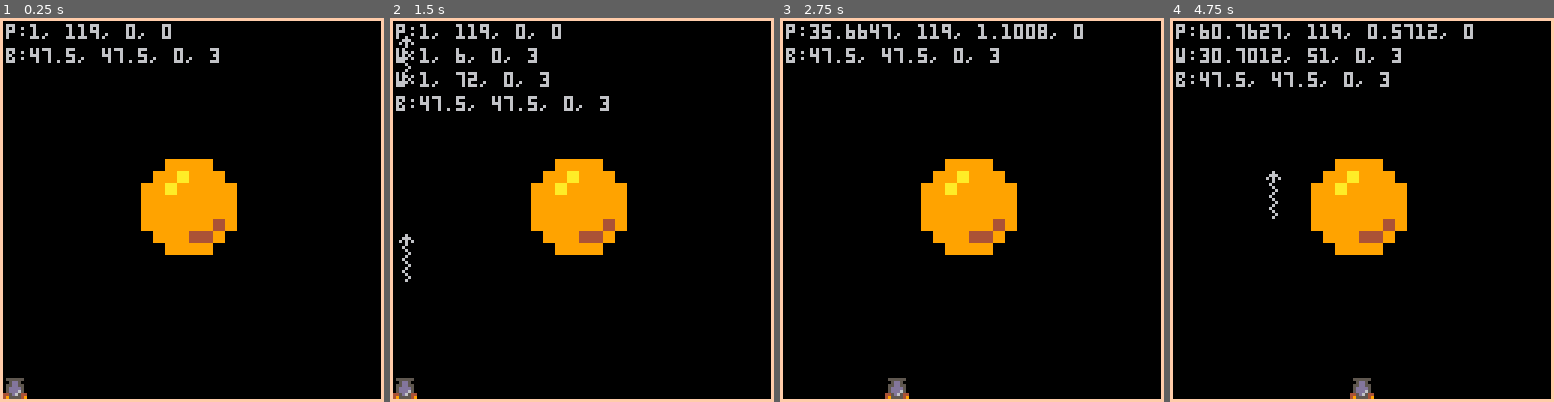
Above: before the commit, frames 1-4 (left to right).
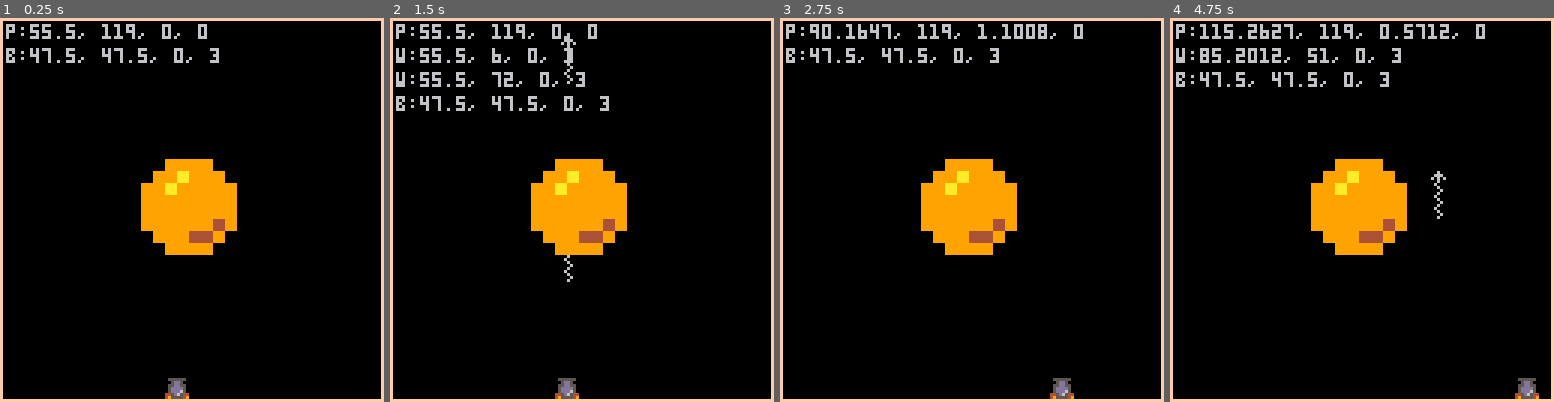
Above: after the commit, the same moments.

Repository: ferlores/pico-8.exp
Game: PICO-8 cartridge pang.p8
Two runs of this game, one before a commit and one after it. Both use one fixed random seed, a clock stepped at 60 frames per second and the inputs below.
Inputs:
- Up to frame 1 (0.25 s): no input
- Up to frame 2 (1.5 s): tap X (X key) at 0.33, 1.07 s
- Up to frame 3 (2.75 s): hold Right 1.6-2.1 s; tap X (X key) at 1.85 s; hold Right from 2.47 s (still down)
- Up to frame 4 (4.75 s): tap X (X key) at 2.97, 4.08 s; release Right at 3.03 s; hold Left 3.08-3.58 s; hold Right 4.02-4.68 s

The runs differ from the first frame. In frame 1, 1.0% of the frame differs, in the area x 0-54%, y 1-100%; in frame 2, 2.0%; in frame 3, 0.6%; in frame 4, 2.0%.

Commit message:
clean-up

Diff:
--- a/pang.p8
+++ b/pang.p8
@@ -18,7 +18,6 @@
 end
 
 function _update()
-    -- TODO don't access players direclty
     for f in all(__update) do
         f()
     end
@@ -43,8 +42,8 @@
 register('init', function ()
     add(players, {
         spr = 1,
-        x = 0,
-        y = screen_max-player_width,
+        x = screen_max/2 - player_width,
+        y = screen_max - player_height,
         dx = 0,
         dy = 0,
         speed = player_speed,
